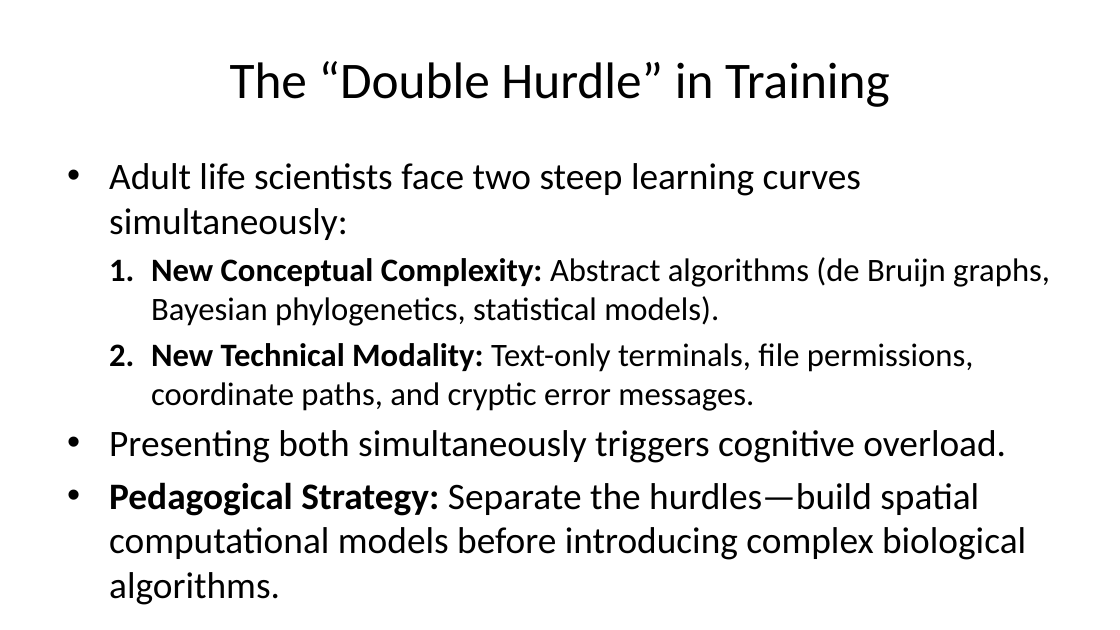
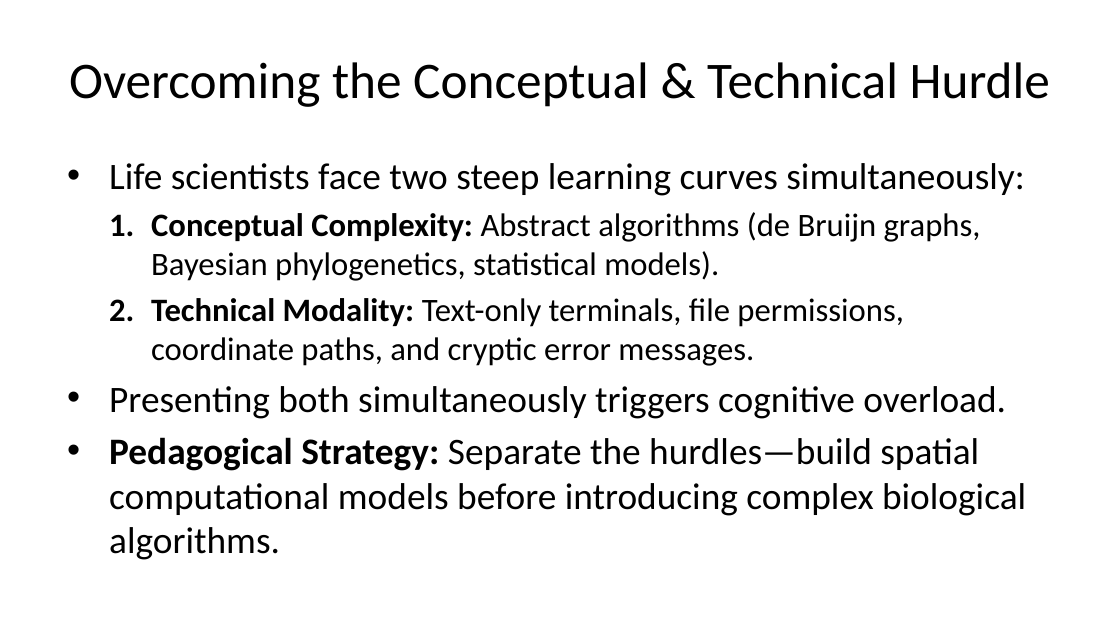
Before and after one commit to cambiotraining/low-resource-bioinformatics, a slide deck: slide 10 of course_files/slides.pptx. Drawn at 1120x630 pixels with LibreOffice and Linux fonts; fonts in the diff are those of the drawing. Boxes give left, top, right and bottom in pixels: in the first picture for what was removed or moved away, otherwise in the second. Text is boxed around its words. In the diff, an @@ line names an element or a change of style, - is before the commit and + after.

```diff
--- a/course_files/slides.pptx
+++ b/course_files/slides.pptx
@@ title at (69,62,1050,107): text changed @@
-The “Double Hurdle” in Training
+Overcoming the Conceptual & Technical Hurdle
@@ text at (109,163,1025,366): text changed @@
-• Adult life scientists face two steep learning curves simultaneously:
-  1. New Conceptual Complexity: Abstract algorithms (de Bruijn graphs, Bayesian phylogenetics, statistical models).
-  2. New Technical Modality: Text-only terminals, file permissions, coordinate paths, and cryptic error messages.
+• Life scientists face two steep learning curves simultaneously:
+  1. Conceptual Complexity: Abstract algorithms (de Bruijn graphs, Bayesian phylogenetics, statistical models).
+  2. Technical Modality: Text-only terminals, file permissions, coordinate paths, and cryptic error messages.
```
Also in this commit, not shown: 33 other slides changed, 5 slides added, 11 slides removed, 7 other files.
